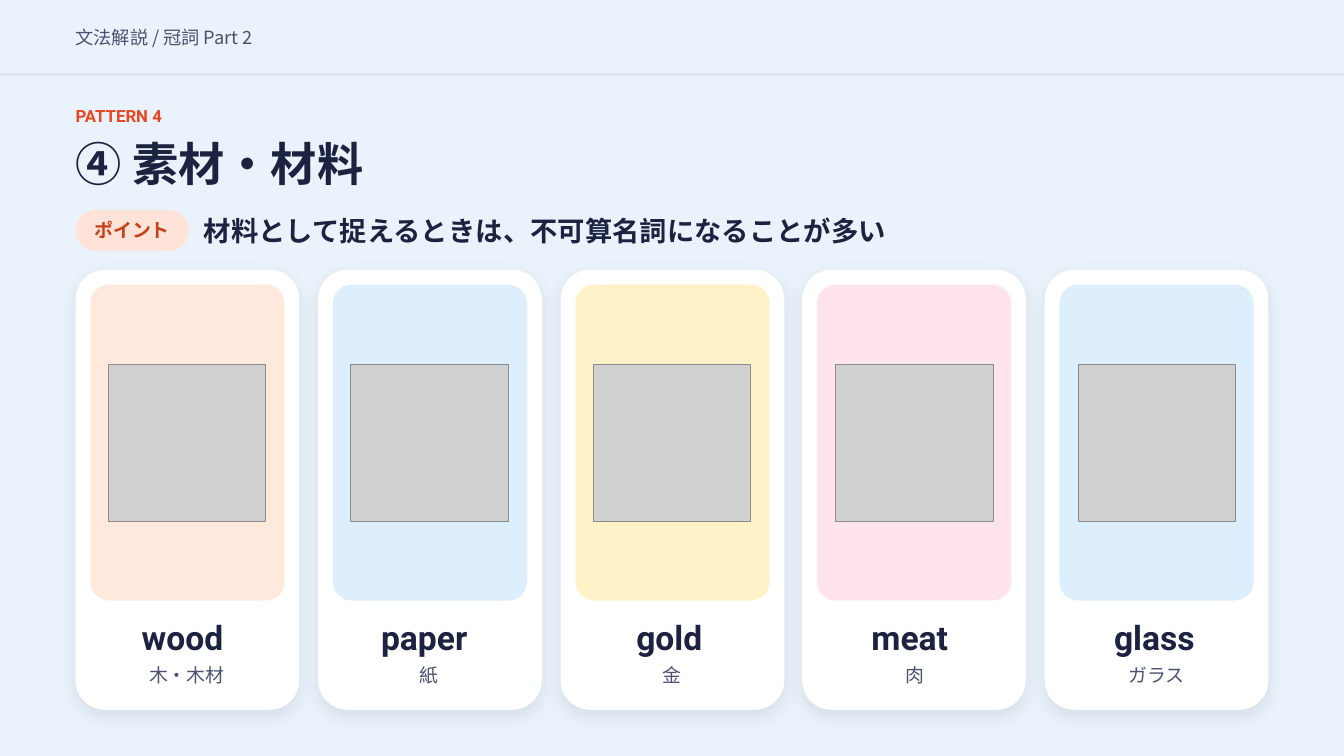
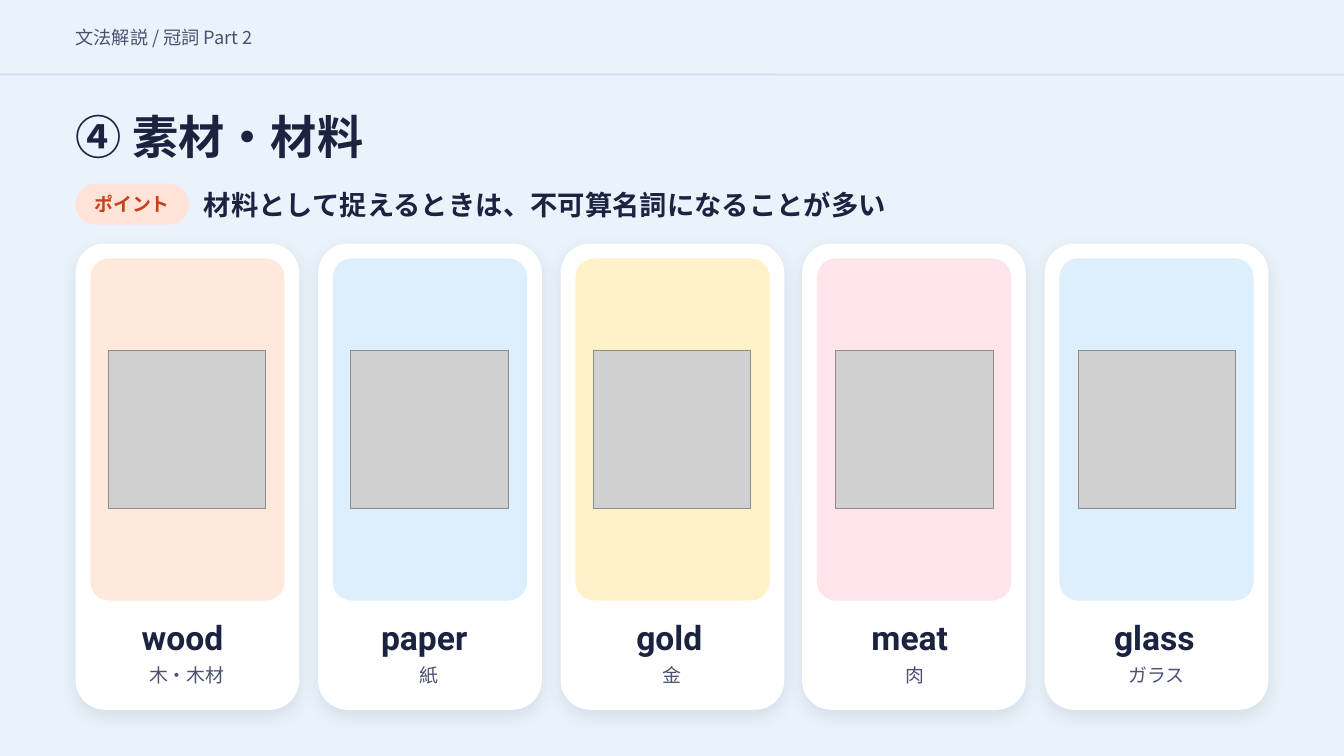
Before and after one commit to hinakajisaki-dev/hina-english, a slide deck: slide 11 of matome/articles-2/articles-2-slides.pptx. Drawn at 1344x756 pixels with LibreOffice and Linux fonts; fonts in the diff are those of the drawing; grey boxes stand for pictures. Boxes give left, top, right and bottom in pixels: in the first picture for what was removed or moved away, otherwise in the second. Text is boxed around its words. In the diff, an @@ line names an element or a change of style, - is before the commit and + after.

```diff
--- a/matome/articles-2/articles-2-slides.pptx
+++ b/matome/articles-2/articles-2-slides.pptx
@@ text removed at box(76, 110, 162, 122) @@
-PATTERN 4
@@ 3 texts, 1 rounded rectangle: place and size @@
-3 texts, 1 rounded rectangle at box(76, 141, 886, 251)
+3 texts, 1 rounded rectangle at box(76, 114, 886, 225)
@@ rounded rectangle: place and size @@
-rounded rectangle at box(76, 270, 299, 710)
+rounded rectangle at box(76, 244, 299, 710)
@@ rounded rectangle: place and size @@
-rounded rectangle at box(91, 284, 285, 601)
+rounded rectangle at box(91, 258, 285, 601)
@@ rounded rectangle: place and size @@
-rounded rectangle at box(319, 270, 542, 710)
+rounded rectangle at box(319, 244, 542, 710)
@@ rounded rectangle: place and size @@
-rounded rectangle at box(333, 284, 527, 601)
+rounded rectangle at box(333, 258, 527, 601)
@@ rounded rectangle: place and size @@
-rounded rectangle at box(561, 270, 784, 710)
+rounded rectangle at box(561, 244, 784, 710)
@@ rounded rectangle: place and size @@
-rounded rectangle at box(576, 284, 770, 601)
+rounded rectangle at box(576, 258, 770, 601)
@@ rounded rectangle: place and size @@
-rounded rectangle at box(803, 270, 1026, 710)
+rounded rectangle at box(803, 244, 1026, 710)
@@ rounded rectangle: place and size @@
-rounded rectangle at box(817, 284, 1011, 601)
+rounded rectangle at box(817, 258, 1011, 601)
@@ rounded rectangle: place and size @@
-rounded rectangle at box(1045, 270, 1268, 710)
+rounded rectangle at box(1045, 244, 1268, 710)
@@ rounded rectangle: place and size @@
-rounded rectangle at box(1060, 284, 1254, 601)
+rounded rectangle at box(1060, 258, 1254, 601)
@@ 5 pictures: place and size @@
-5 pictures at box(108, 364, 1236, 521)
+5 pictures at box(108, 351, 1236, 508)
```
Also in this commit, not shown: 22 other slides changed, 7 other files.
